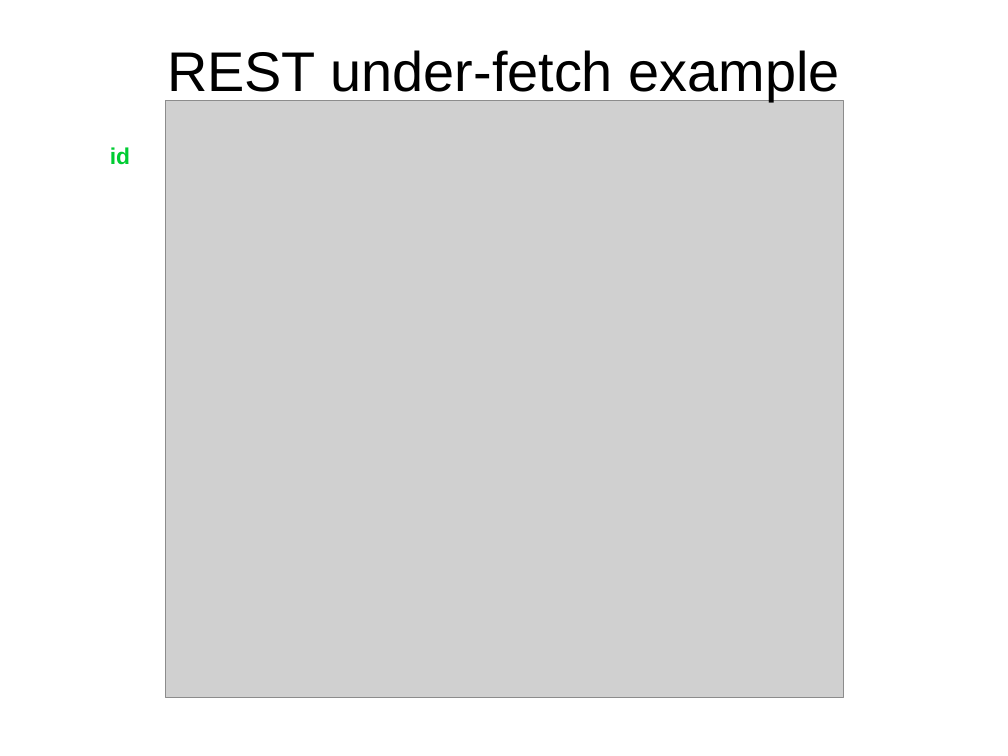
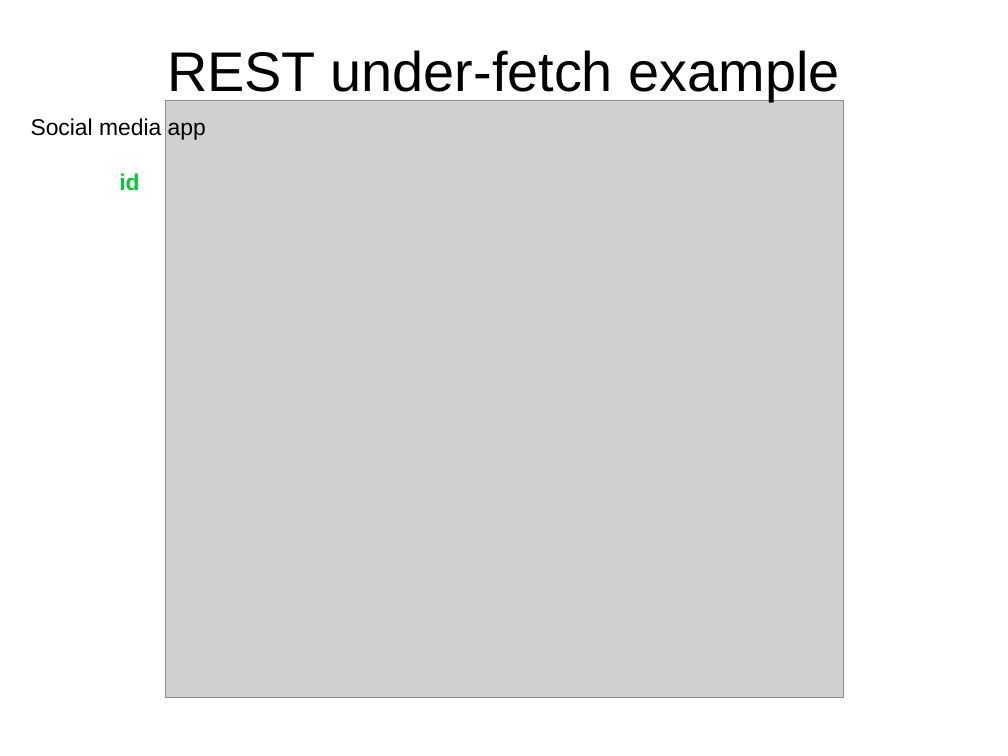
Before and after one commit to robsdev/GraphQL-Intro, a slide deck: slide 10 of misc/pres1.odp. Drawn at 1008x756 pixels with LibreOffice and Linux fonts; fonts in the diff are those of the drawing; grey boxes stand for pictures; background and template pictures are left out. Boxes give left, top, right and bottom in pixels: in the first picture for what was removed or moved away, otherwise in the second. Text is boxed around its words. In the diff, an @@ line names an element or a change of style, - is before the commit and + after.

Commit message:
final presentation

```diff
--- a/misc/pres1.odp
+++ b/misc/pres1.odp
@@ text "Social media app": place and size @@
-text "Social media app" at <box>110,147,130,165</box>
+text "Social media app" at <box>31,118,206,191</box>
@@ text at <box>31,118,206,140</box>: paragraph added @@
+Social media app
```
Also in this commit, not shown: 1 slide added.
